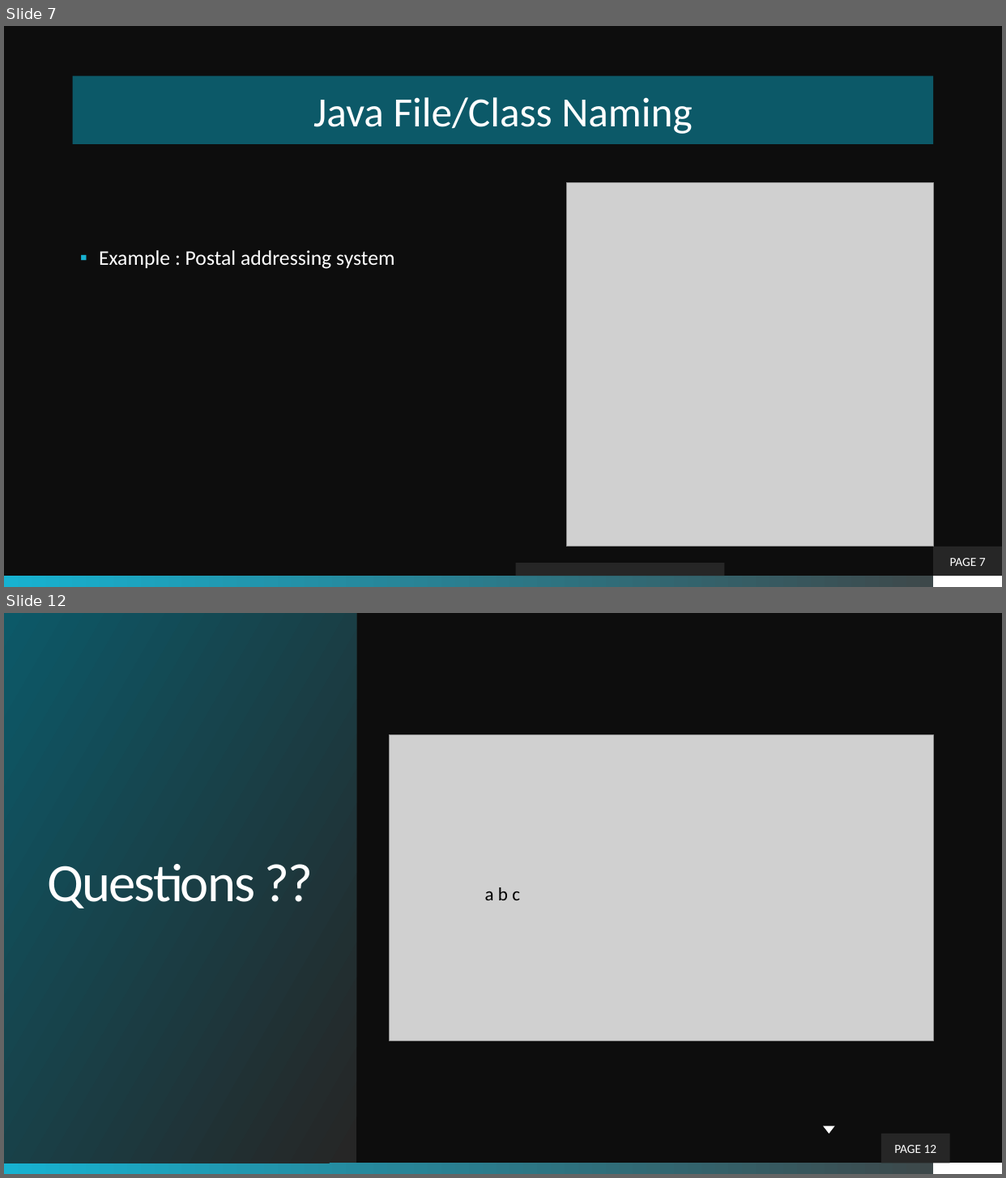
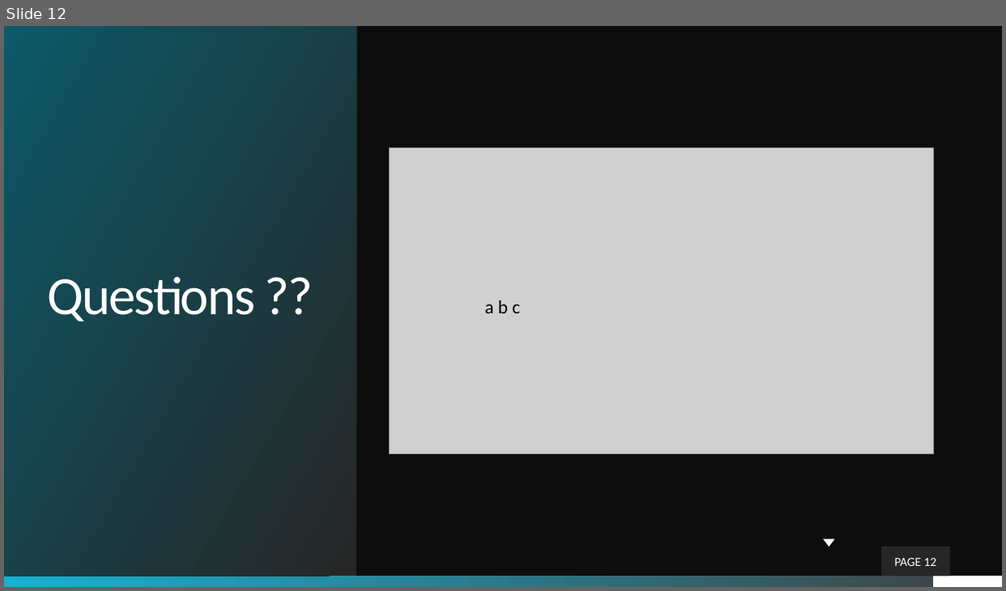
Before and after one commit to theLeonidas/Courses, a slide deck: courseMaterial/Objective-2-Simple Java Program/Basics_Of_A_Java_Program.pptx. Shown one above the other, each under a label of ours: slides 7 and 12 before the commit, slide 12 after it; the slides between them are not shown. The pictures are 1006x1178 and 1006x591 pixels, drawn with LibreOffice and Linux fonts; fonts in the diff are those of the drawing; grey boxes stand for pictures; background and template pictures are left out. Boxes give left, top, right and bottom in pixels: in the first picture for what was removed or moved away, otherwise in the second. Text is boxed around its words. In the diff, an @@ line names an element or a change of style, - is before the commit and + after.

```diff
--- a/courseMaterial/Objective-2-Simple Java Program/Basics_Of_A_Java_Program.pptx
+++ b/courseMaterial/Objective-2-Simple Java Program/Basics_Of_A_Java_Program.pptx
@@ slide 7 removed at (4, 26, 1002, 587), background picture (left out); not listed: 2 template elements that a slide beside it also shows @@
@@ title removed at (73, 76, 934, 144) @@
-Java File/Class Naming
@@ picture removed at (567, 183, 934, 547) @@
@@ text removed at (99, 250, 394, 269) @@
-▪ Example : Postal addressing system
@@ page number removed at (934, 547, 1002, 576) @@
-PAGE 7
@@ rectangle removed at (515, 564, 724, 576) @@
```
Also in this commit, not shown: 5 slides changed, 5 slides added, 4 other slides removed, 24 other files.
